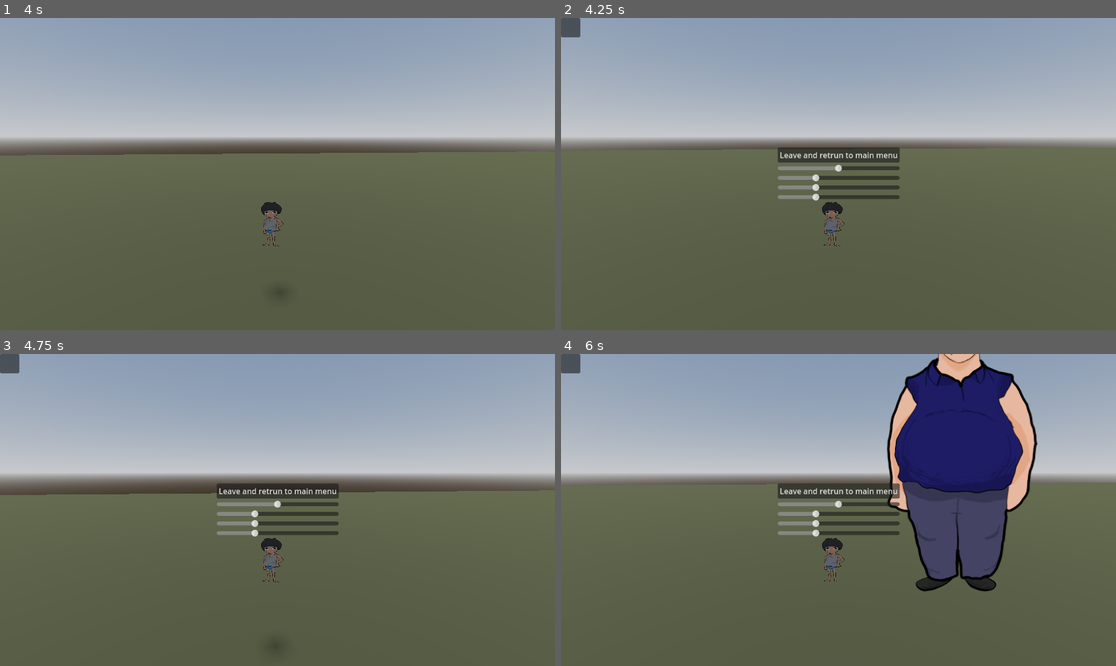
Above: before the commit, frames 1-4 (two rows, left to right).
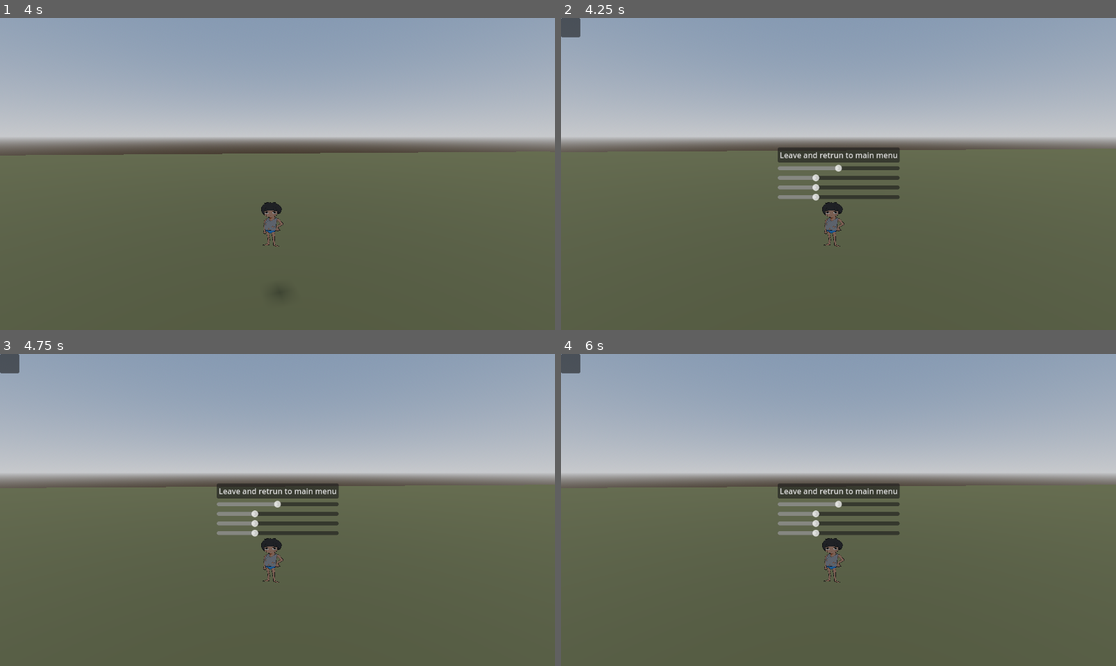
Above: after the commit, the same moments.

Repository: BetterBlood/Smoker_Guy
Game: Godot game, scene res://scenes/main.tscn
The game is run twice, just before and just after one commit, with the same random seed, the same clock (stepped at 60 frames per second) and the same inputs.
Inputs (mouse positions are in pixels of both pictures, inside the frame that each line leads up to):
- Up to frame 1 (4 s): tap Enter (ui_accept) at 0.5 s; move the mouse to (305, 174) at 0.52 s; hold F (Interact) 0.53-1.28 s; hold W (move_forward) from 0.53 s (still down); tap Space (jump) at 0.77, 1.52, 3.02, 3.77 s; move the mouse to (249, 174) at 1.27 s; tap F (Interact) at 1.35, 2.85 s; move the mouse to (288, 167) at 2.02 s; hold F (Interact) 2.03-2.78 s; move the mouse to (271, 180) at 2.77 s; move the mouse to (316, 177) at 3.52 s; hold F (Interact) from 3.53 s (still down)
- Up to frame 2 (4.25 s): keep holding W (move_forward); keep holding F (Interact); tap P (pause) at 4.15 s
- Up to frame 3 (4.75 s): move the mouse to (111, 463) at 4.27 s; release W (move_forward) at 4.28 s; release F (Interact) at 4.28 s; hold A (move_left) from 4.28 s (still down); tap F (Interact) at 4.35 s; tap Space (jump) at 4.52 s
- Up to frame 4 (6 s): move the mouse to (866, 510) at 5.02 s; release A (move_left) at 5.03 s; hold S (move_back) 5.03-5.78 s; hold F (Interact) 5.03-5.78 s; move the mouse to (755, 432) at 5.77 s; hold D (move_right) from 5.78 s (still down); tap F (Interact) at 5.85 s

Frame 1 is identical in both runs. In frame 2, 0.2% of the frame differs, in the area x 14-75%, y 41-43%; in frame 3, 1.4%; in frame 4, 15%, in the area x 14-100%, y 0-77%.

Commit message:
Make game actually pause in options menu + recapture mouse upon resuming'

Diff:
--- a/scenes/main.tscn
+++ b/scenes/main.tscn
@@ -118,3 +118,4 @@
 player = NodePath("../Player")
 
 [node name="Options" parent="." instance=ExtResource("5_vvcs6")]
+process_mode = 3
--- a/scripts/options.gd
+++ b/scripts/options.gd
@@ -20,10 +20,14 @@
 			Input.mouse_mode = Input.MOUSE_MODE_VISIBLE
 			is_open = true
 			options.show()
+			#Engine.time_scale = 0
+			get_tree().paused = true
 		else:
-			Input.mouse_mode = Input.MOUSE_MODE_HIDDEN
+			Input.mouse_mode = Input.MOUSE_MODE_CAPTURED
 			is_open = false
 			options.hide()
+			#Engine.time_scale = 1
+			get_tree().paused = false
 
 
 func _on_master_value_changed(value: float) -> void:
